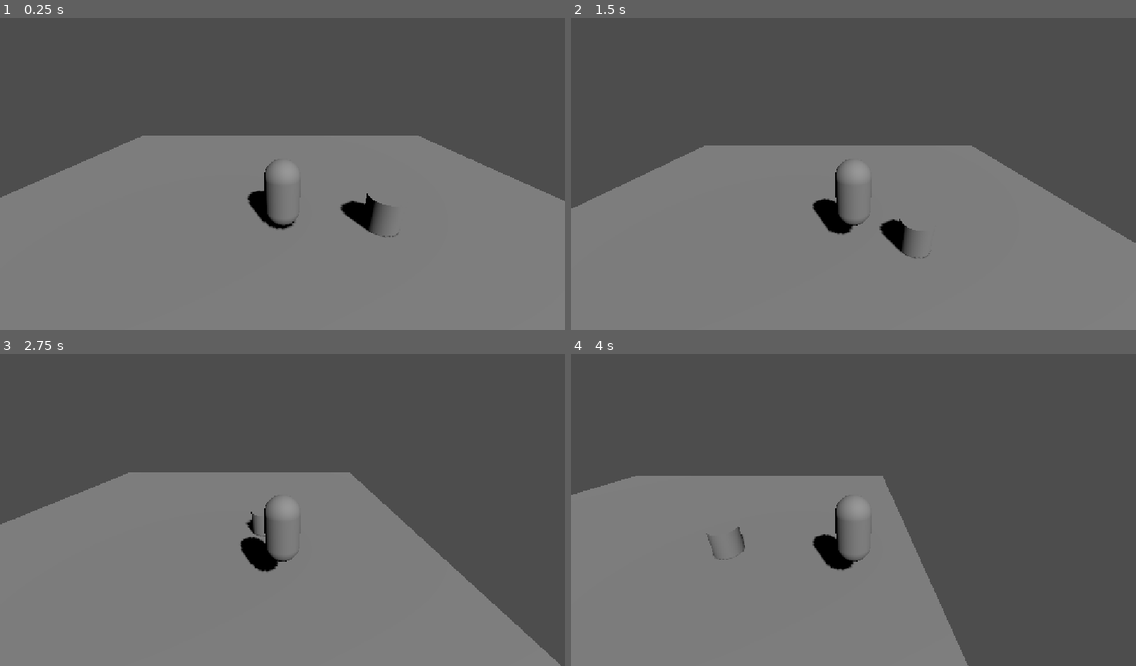
Above: before the commit, frames 1-4 (two rows, left to right).
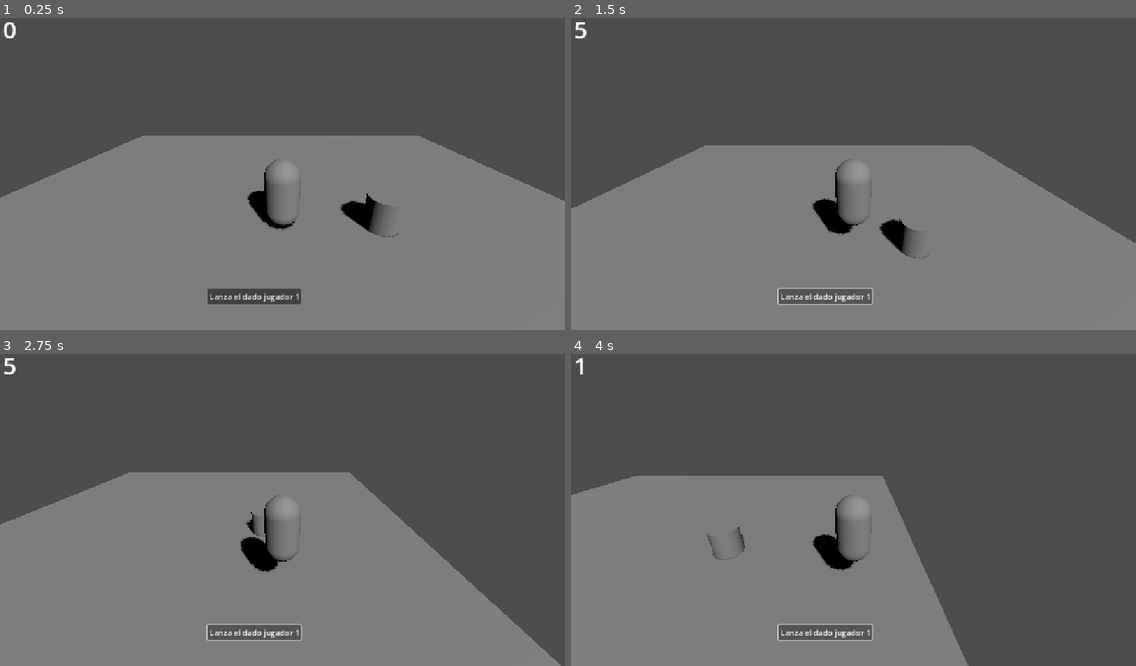
Above: after the commit, the same moments.

Repository: Haziel1357/game-jump-plus
Game: Godot game, scene res://mundo.tscn
The game is run twice, just before and just after one commit, with the same random seed, the same clock (stepped at 60 frames per second) and the same inputs.
Inputs (mouse positions are in pixels of both pictures, inside the frame that each line leads up to):
- Up to frame 1 (0.25 s): no input
- Up to frame 2 (1.5 s): click (825, 295) at 0.5 s, where only the run after the commit has a clickable "Lanza el dado jugador 1"; tap Enter (ui_accept) at 1.25 s; hold Right (ui_right) from 1.28 s (still down)
- Up to frame 3 (2.75 s): tap Enter (ui_accept) at 1.52, 2.27 s; release Right (ui_right) at 2.03 s; hold Down (ui_down) from 2.03 s (still down)
- Up to frame 4 (4 s): release Down (ui_down) at 2.78 s; hold Right (ui_right) 2.78-3.53 s; hold Up (ui_up) from 3.53 s (still down); tap Enter (ui_accept) at 3.77 s

The runs differ from the first frame. In frame 1, 0.8% of the frame differs, in the area x 0-54%, y 1-92%; in frame 2, 0.9%; in frame 3, 0.9%; in frame 4, 0.9%.

Commit message:
Agregar HUD con botón para lanzar el dado en mundo.tscn
CanvasLayer Hud con EtiquetaNumero y BotonLanzar, conectado a hud.gd.

Co-Authored-By: Claude Sonnet 5.5 <noreply@anthropic.com>

Diff:
--- a/mundo.tscn
+++ b/mundo.tscn
@@ -2,6 +2,7 @@
 
 [ext_resource type="Script" uid="uid://dpxpsogn20jx8" path="res://escenas/jugador/jugador.gd" id="1_6ba58"]
 [ext_resource type="Script" uid="uid://b4pjaqu5p1yw8" path="res://escenas/objetos/boton_dado/boton_dado.gd" id="2_lgngo"]
+[ext_resource type="Script" uid="uid://b4shd62i5cp6b" path="res://interfaz/hud/hud.gd" id="3_fw4w5"]
 
 [sub_resource type="CapsuleMesh" id="CapsuleMesh_012i1"]
 
@@ -43,3 +44,20 @@
 
 [node name="MeshInstance3D" type="MeshInstance3D" parent="BotonDado" unique_id=2055314967]
 mesh = SubResource("CylinderMesh_mg33e")
+
+[node name="Hud" type="CanvasLayer" parent="." unique_id=1290444354]
+script = ExtResource("3_fw4w5")
+
+[node name="EtiquetaNumero" type="Label" parent="Hud" unique_id=615488801]
+offset_right = 40.0
+offset_bottom = 23.0
+theme_override_font_sizes/font_size = 48
+text = "0"
+horizontal_alignment = 1
+
+[node name="BotonLanzar" type="Button" parent="Hud" unique_id=1871966591]
+offset_left = 423.0
+offset_top = 564.0
+offset_right = 614.0
+offset_bottom = 595.0
+text = "Lanza el dado jugador 1"
